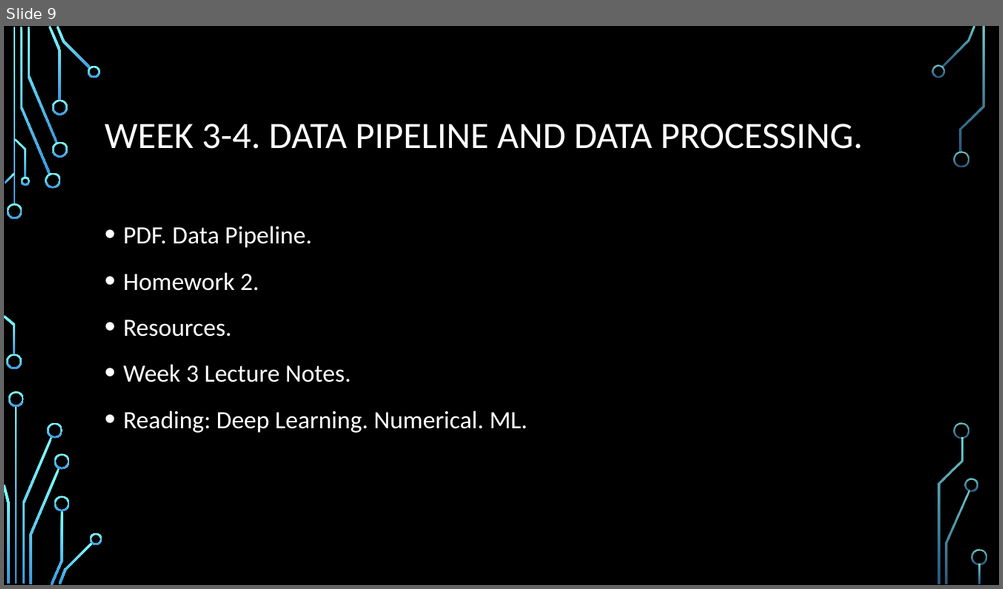
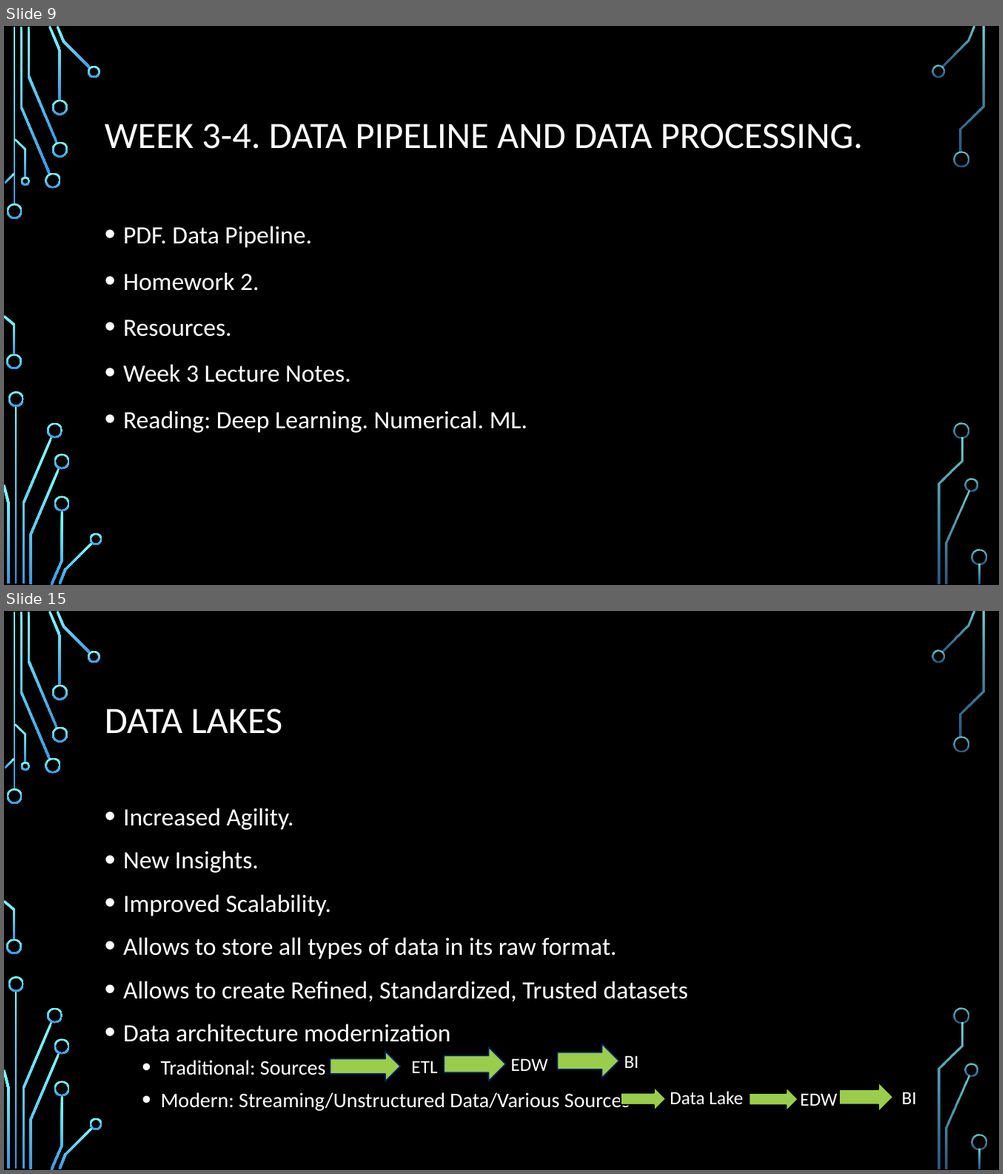
Before and after one commit to mgroysman/Data-622.-Fall-2019., a slide deck: Data 622.pptx. Shown one above the other, each under a label of ours: slide 9 before the commit, slides 9 and 15 after it; the slides between them are not shown. The pictures are 1003x589 and 1003x1174 pixels, drawn with LibreOffice and Linux fonts; fonts in the diff are those of the drawing; background and template pictures are left out. Boxes give left, top, right and bottom in pixels: in the first picture for what was removed or moved away, otherwise in the second. Text is boxed around its words. In the diff, an @@ line names an element or a change of style, - is before the commit and + after.

```diff
--- a/Data 622.pptx
+++ b/Data 622.pptx
@@ slide 15 added at <box>4,611,999,1170</box>, background picture (left out); not listed: 36 template elements that a slide beside it also shows @@
@@ title added at <box>105,709,283,734</box>, 36 pt, text #FFFFFF @@
+DATA LAKES
@@ text added at <box>123,808,688,1111</box>, 24 pt, text #FFFFFF @@
+• Increased Agility.
+• New Insights.
+• Improved Scalability.
+• Allows to store all types of data in its raw format.
+• Allows to create Refined, Standardized, Trusted datasets
+• Data architecture modernization
+  • Traditional: Sources
+  • Modern: Streaming/Unstructured Data/Various Sources
@@ right arrow added at <box>330,1052,400,1082</box>, fill #9ACD4C, outline #002060 1.25 pt @@
@@ right arrow added at <box>444,1048,506,1082</box>, fill #9ACD4C, outline #002060 1.25 pt @@
@@ right arrow added at <box>558,1045,620,1079</box>, fill #9ACD4C, outline #002060 1.25 pt @@
@@ text added at <box>411,1061,437,1073</box>, 18 pt, text #FFFFFF @@
+ETL
@@ text added at <box>511,1059,548,1071</box>, 18 pt, text #FFFFFF @@
+EDW
@@ text added at <box>624,1056,639,1068</box>, 18 pt, text #FFFFFF @@
+BI
@@ right arrow added at <box>620,1088,666,1112</box>, fill #9ACD4C, outline #000000 1.25 pt @@
@@ text added at <box>669,1091,743,1105</box>, 18 pt, text #FFFFFF @@
+Data Lake
@@ right arrow added at <box>749,1088,799,1112</box>, fill #9ACD4C, outline #000000 1.25 pt @@
@@ text added at <box>800,1093,836,1106</box>, 18 pt, text #FFFFFF @@
+EDW
@@ right arrow added at <box>839,1082,893,1113</box>, fill #9ACD4C, outline #000000 1.25 pt @@
@@ text added at <box>902,1092,916,1105</box>, 18 pt, text #FFFFFF @@
+BI
```
Also in this commit, not shown: 3 slides changed, 28 other slides added, 1 slide removed.
